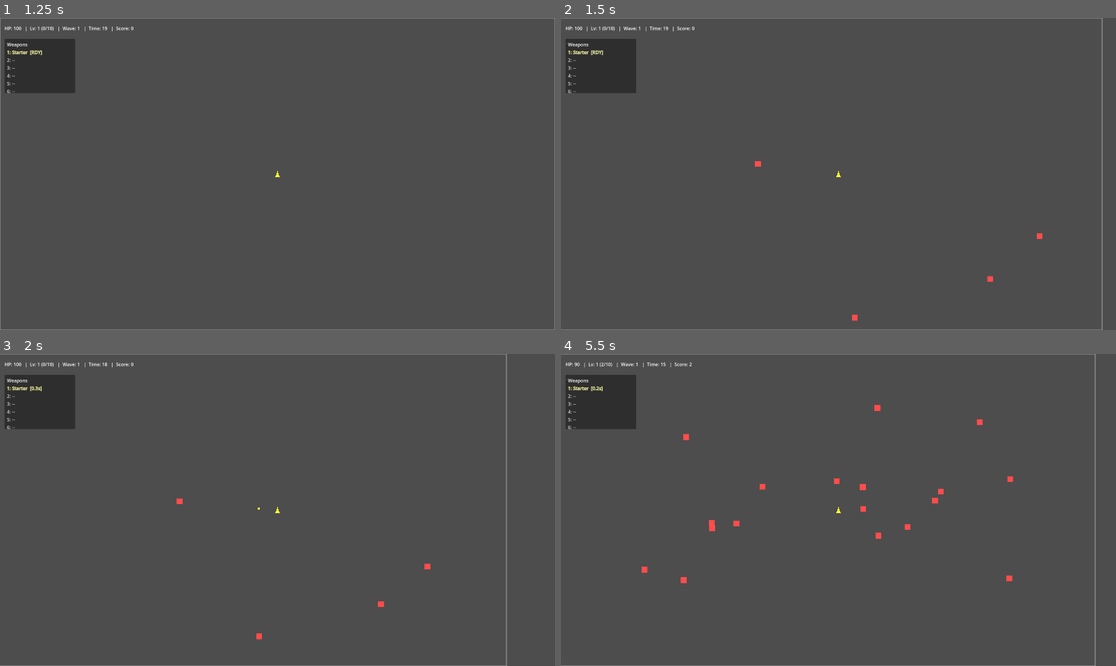
Above: before the commit, frames 1-4 (two rows, left to right).
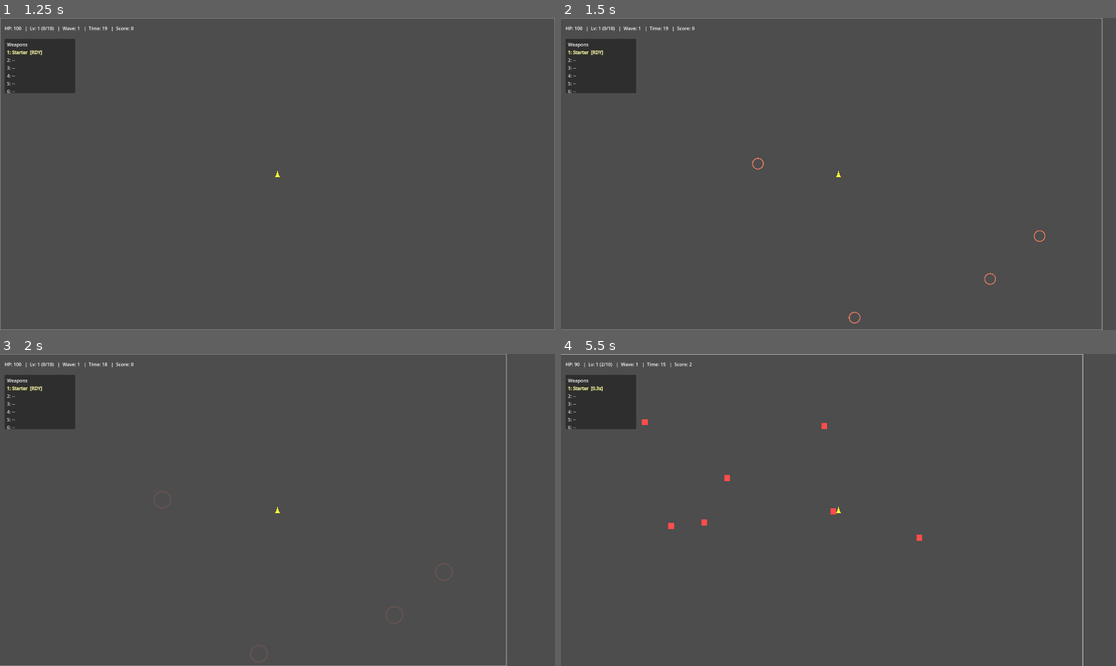
Above: after the commit, the same moments.

Repository: Deitox/Dexcoto
Game: Godot game, scene res://scenes/Main.tscn
Same seed, same stepped clock (60 frames per second), same inputs: the game is played once before the commit and once after it.
Inputs (mouse positions are in pixels of both pictures, inside the frame that each line leads up to):
- Up to frame 1 (1.25 s): click "Starter" at 0.5 s
- Up to frame 2 (1.5 s): tap Enter at 1.25 s; move the mouse to (960, 158) at 1.27 s; hold Right (ui_right) from 1.28 s (still down); click (960, 158) at 1.42 s
- Up to frame 3 (2 s): keep holding Right (ui_right)
- Up to frame 4 (5.5 s): move the mouse to (727, 525) at 2.02 s; release Right (ui_right) at 2.03 s; hold Down (ui_down) 2.03-2.78 s; move the mouse to (894, 441) at 2.77 s; hold Right (ui_right) 2.78-3.53 s; move the mouse to (810, 572) at 3.52 s; hold Up (ui_up) 3.53-4.28 s; click (810, 572) at 3.67 s; move the mouse to (1005, 556) at 4.27 s; hold Left (ui_left) from 4.28 s (still down); move the mouse to (672, 463) at 5.02 s

Frame 1 is identical in both runs. In frame 2, 0.2% of the frame differs, in the area x 34-88%, y 44-98%; in frame 3, 0.1%; in frame 4, 1.5%, in the area x 0-97%, y 0-100%.

Commit message:
Implemented grouped, telegraphed enemy spawns, instead of a uniform trickle

Diff:
--- a/scenes/Main.tscn
+++ b/scenes/Main.tscn
@@ -60,7 +60,8 @@
 visible = false
 layout_mode = 2
 theme_override_font_sizes/font_size = 36
-text = "Shop - Currency: 0"
+text = "GAME OVER
+Press F5 in editor to run again"
 horizontal_alignment = 1
 vertical_alignment = 1
 
--- a/scripts/enemy_pool.gd
+++ b/scripts/enemy_pool.gd
@@ -5,22 +5,58 @@
 var pool: Array = []
 
 func _ready() -> void:
-    add_to_group("enemy_pool")
+	add_to_group("enemy_pool")
 
 func spawn_enemy(pos: Vector2, tier: int, target: Node2D) -> Node:
-    var e: Node = null
-    if pool.size() > 0:
-        e = pool.pop_back()
-    else:
-        e = enemy_scene.instantiate()
-        add_child(e)
-    if e.has_method("activate"):
-        e.call("activate", pos, tier, target, self)
-    return e
+	var e: Node = null
+	if pool.size() > 0:
+		e = pool.pop_back()
+	else:
+		e = enemy_scene.instantiate()
+		add_child(e)
+	if e.has_method("activate"):
+		e.call("activate", pos, tier, target, self)
+	return e
+
+# Visual pre-spawn cue and delayed activation
+func spawn_enemy_telegraphed(pos: Vector2, tier: int, target: Node2D, delay: float = 0.6) -> void:
+	_show_telegraph(pos, tier)
+	var tmr := get_tree().create_timer(max(0.0, delay))
+	tmr.timeout.connect(Callable(self, "spawn_enemy").bind(pos, tier, target))
+
+# Spawn a small group with slight stagger between activations
+func spawn_enemy_group(positions: Array, tier: int, target: Node2D, base_delay: float = 0.6, stagger: float = 0.12) -> void:
+	for i in range(positions.size()):
+		var pos: Vector2 = positions[i]
+		var d: float = max(0.0, base_delay + float(i) * max(0.0, stagger))
+		spawn_enemy_telegraphed(pos, tier, target, d)
+
+func _show_telegraph(pos: Vector2, tier: int) -> void:
+	var ring := Line2D.new()
+	ring.width = 3.0
+	# Color hint by tier (light red/orange)
+	var base_col := Color(1.0, 0.5 + 0.08 * float(max(0, tier - 1)), 0.4, 0.9)
+	ring.default_color = base_col
+	ring.z_index = 2000
+	# Generate a simple circle
+	var r: float = 18.0
+	var segs: int = 24
+	var pts := PackedVector2Array()
+	for s in range(segs + 1):
+		var a := TAU * float(s) / float(segs)
+		pts.append(Vector2(cos(a), sin(a)) * r)
+	ring.points = pts
+	add_child(ring)
+	ring.global_position = pos
+	# Animate radius/alpha then free
+	var tw := create_tween()
+	tw.tween_property(ring, "scale", Vector2(1.6, 1.6), 0.45).set_trans(Tween.TRANS_SINE).set_ease(Tween.EASE_OUT)
+	tw.parallel().tween_property(ring, "modulate:a", 0.0, 0.6)
+	tw.tween_callback(ring.queue_free)
 
 func return_enemy(e: Node) -> void:
-    if not is_instance_valid(e):
-        return
-    if e.has_method("deactivate"):
-        e.call("deactivate")
-    pool.append(e)
+	if not is_instance_valid(e):
+		return
+	if e.has_method("deactivate"):
+		e.call("deactivate")
+	pool.append(e)
--- a/scripts/main.gd
+++ b/scripts/main.gd
@@ -61,6 +61,12 @@
 const SOFT_CAP_ENEMIES: int = 40
 const MAX_ENEMIES: int = 60
 
+# Spawn grouping and telegraphing
+const GROUP_BASE_DELAY: float = 0.6
+const GROUP_STAGGER: float = 0.12
+const GROUP_GAP_MIN: float = 1.6
+const GROUP_GAP_MAX: float = 3.2
+
 var wave: int = 1
 var score: int = 0
 var wave_time: float = 20.0
@@ -179,7 +185,7 @@
 
 func _on_spawn_timer_timeout() -> void:
 	_adjust_spawning()
-	_spawn_enemies()
+	_spawn_enemies_grouped()
 
 func _on_wave_timer_timeout() -> void:
 	begin_intermission()
@@ -226,6 +232,58 @@
 			if e.has_method("set_tier"):
 				e.set_tier(tier)
 			add_child(e)
+
+func _spawn_enemies_grouped() -> void:
+	# Compute baseline like _spawn_enemies(), but spawn a smaller group with telegraphs and stagger.
+	var base_count := 2 + int(round(float(wave) * 1.5))
+	var enemies := _active_enemies_count()
+	var soft_cap := SOFT_CAP_ENEMIES
+	var count := base_count
+	var tier := 1 + int(floor(max(0.0, float(wave - 1)) / 3.0))
+	if enemies > soft_cap:
+		var over := enemies - soft_cap
+		count = max(1, int(round(float(base_count) * 0.4)))
+		tier += min(3, int(floor(float(over) / 20.0)) + 1)
+	var allowed: int = max(0, MAX_ENEMIES - enemies)
+	count = min(count, allowed)
+	if count <= 0:
+		# Back off next group
+		spawn_timer.wait_time = min(3.5, spawn_timer.wait_time * 1.2)
+		return
+	# Choose a group size and positions
+	var gmin := 2
+	var gmax := 5
+	var gsize: int = int(clamp(randi() % (gmax - gmin + 1) + gmin, 1, max(1, count)))
+	var positions: Array = []
+	for i in range(gsize):
+		positions.append(_random_spawn_position())
+	# Spawn telegraphed group if pool supports it
+	if enemy_pool and enemy_pool.has_method("spawn_enemy_group"):
+		enemy_pool.call("spawn_enemy_group", positions, tier, player, GROUP_BASE_DELAY, GROUP_STAGGER)
+	else:
+		# Fallback: schedule individual spawns with telegraph via timers
+		for i in range(gsize):
+			var pos: Vector2 = positions[i]
+			if enemy_pool and enemy_pool.has_method("spawn_enemy_telegraphed"):
+				enemy_pool.call("spawn_enemy_telegraphed", pos, tier, player, GROUP_BASE_DELAY + float(i) * GROUP_STAGGER)
+			else:
+				# Last resort: immediate spawn
+				if enemy_pool and enemy_pool.has_method("spawn_enemy"):
+					enemy_pool.call("spawn_enemy", pos, tier, player)
+				else:
+					var e := enemy_scene.instantiate()
+					e.global_position = pos
+					e.target = player
+					if e.has_method("set_tier"):
+						e.set_tier(tier)
+					add_child(e)
+	# Randomize next group gap, adapt by load
+	var gap := randf_range(GROUP_GAP_MIN, GROUP_GAP_MAX)
+	if enemies > soft_cap:
+		gap = min(GROUP_GAP_MAX + 0.8, gap * 1.25)
+	else:
+		gap = max(GROUP_GAP_MIN * 0.6, gap * 0.9)
+	spawn_timer.wait_time = gap
 
 func _adjust_spawning() -> void:
 	var enemies := _active_enemies_count()
@@ -422,10 +480,10 @@
 		if sold:
 			label = "%s\n[SOLD OUT]" % o["name"]
 		elif locked:
-			label = "🔒 %s" % label
+			label = "[LOCKED] %s" % label
 		btns[i].text = label
-		if locked and not sold:
-			btns[i].text = "[LOCKED] " + btns[i].text
+
+
 		btns[i].disabled = sold
 		# Color: items by rarity; weapons by tier if >1 otherwise rarity
 		var rarity: String = String(o.get("rarity", "Common"))
Not shown, added: tools/fix_lock.ps1
